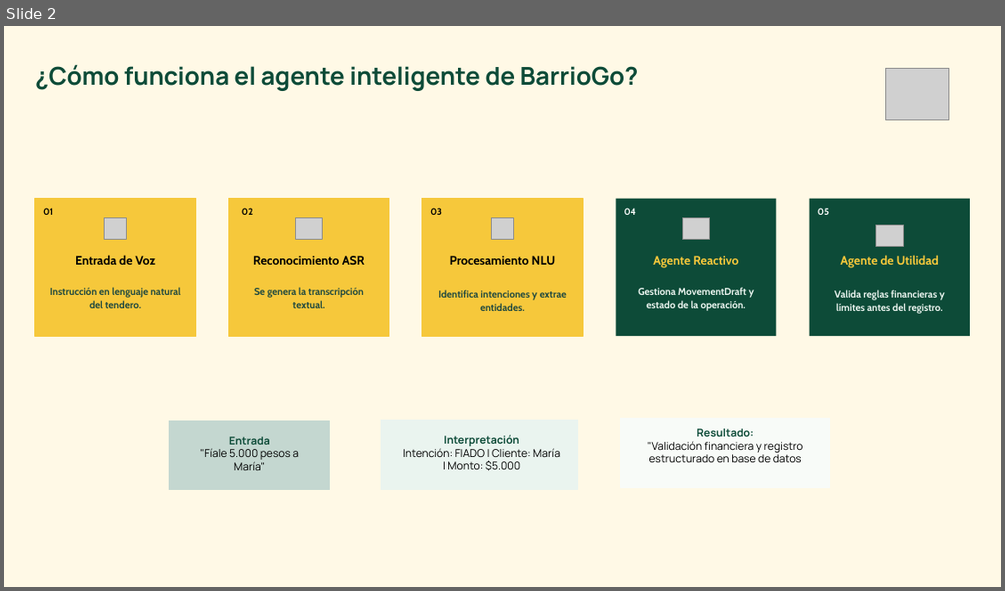
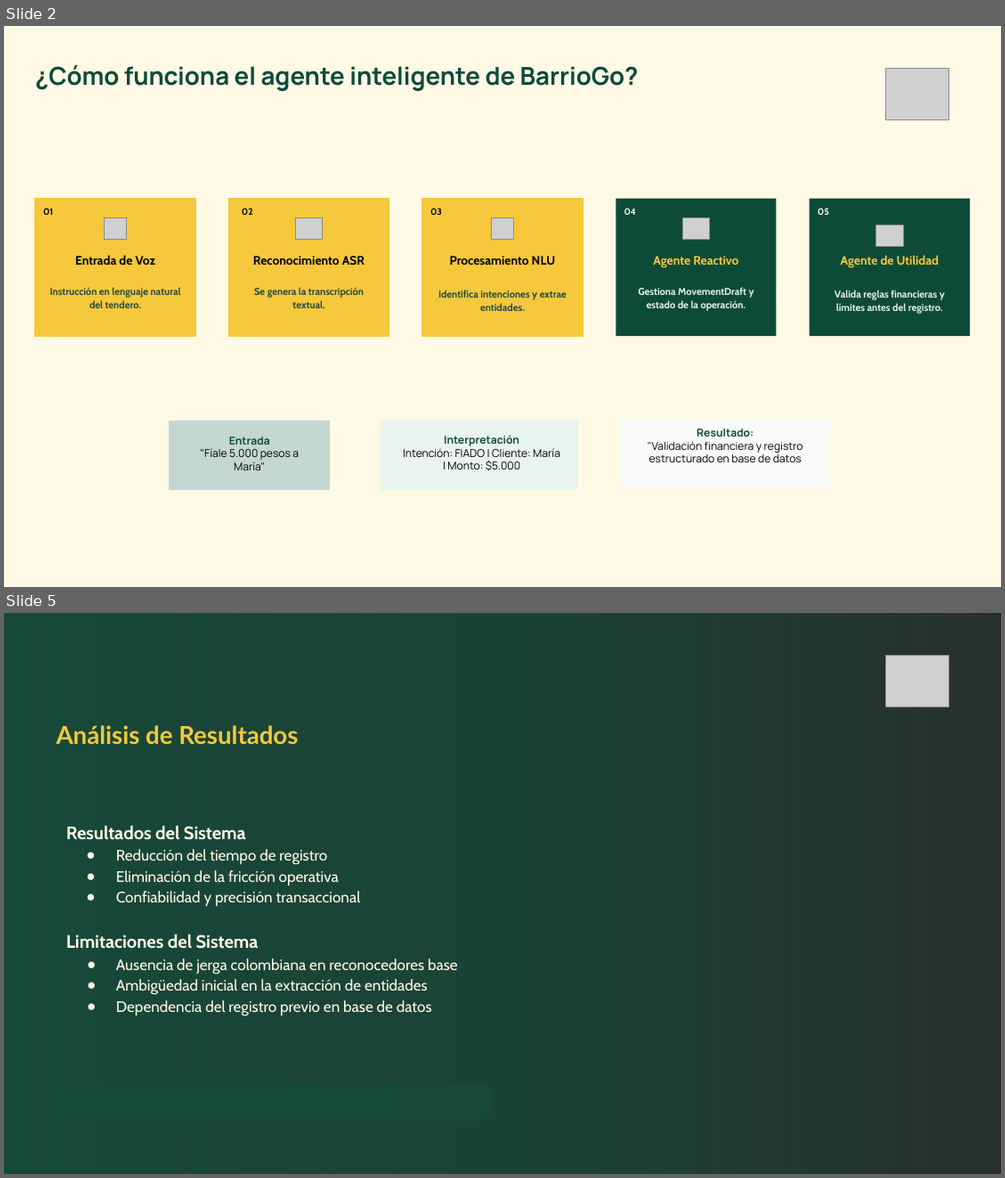
Before and after one commit to juanpablo922/-BarrioGo-App, a slide deck: dataset/BarrioGo-Entrega_Final.pptx. Shown one above the other, each under a label of ours: slide 2 before the commit, slides 2 and 5 after it; the slides between them are not shown. The pictures are 1005x591 and 1005x1178 pixels, drawn with LibreOffice and Linux fonts; fonts in the diff are those of the drawing; grey boxes stand for pictures; background and template pictures are left out; a plain dark background stands for a picture behind light text. Boxes give left, top, right and bottom in pixels: in the first picture for what was removed or moved away, otherwise in the second. Text is boxed around its words. In the diff, an @@ line names an element or a change of style, - is before the commit and + after.

```diff
--- a/dataset/BarrioGo-Entrega_Final.pptx
+++ b/dataset/BarrioGo-Entrega_Final.pptx
@@ slide 5 added at [4,613,1001,1174], background picture (left out) @@
@@ rectangle added at [4,613,1001,1173], fill gradient #174A3A @@
@@ picture added at [886,655,949,706] @@
@@ text added at [57,725,298,745], 17.8 pt, text #F6C83B, bold @@
+Análisis de Resultados
@@ text added at [66,826,458,1016], 11 pt, text #FFF9E6 @@
+Resultados del Sistema
+● Reducción del tiempo de registro
+● Eliminación de la fricción operativa
+● Confiabilidad y precisión transaccional
+Limitaciones del Sistema
+● Ausencia de jerga colombiana en reconocedores base
+● Ambigüedad inicial en la extracción de entidades
+● Dependencia del registro previo en base de datos
@@ rounded rectangle added at [63,1084,492,1121], fill #174A3A at 85% opacity @@
```
Also in this commit, not shown: 2 slides changed, 3 other slides added.
